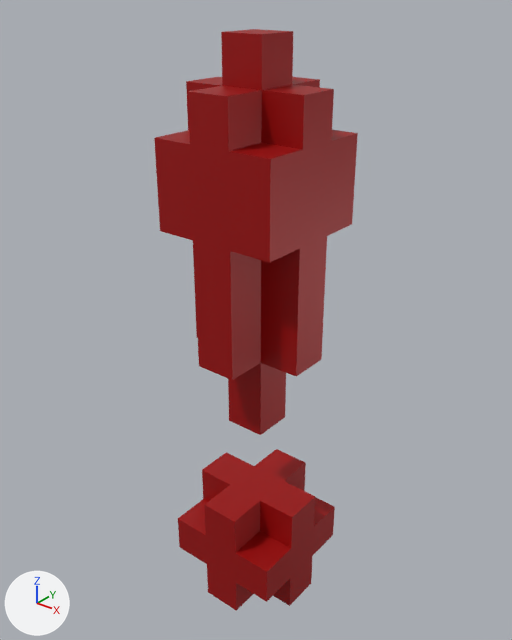
The glTF model public/exclamation.gltf: old version first, new version second.
The view is the same before and after, from a 50 mm lens placed at (9.81, -11.19, 14.98), pointed at (0.29, 0.71, 7.61). Every picture has the same lights, and +X, +Y and +Z are marked at lower left. Where no turn or scale is listed for an object, it has been applied to the vertices. Vertices at the same position are counted once.

In view in the first picture: 'Layer.1'.
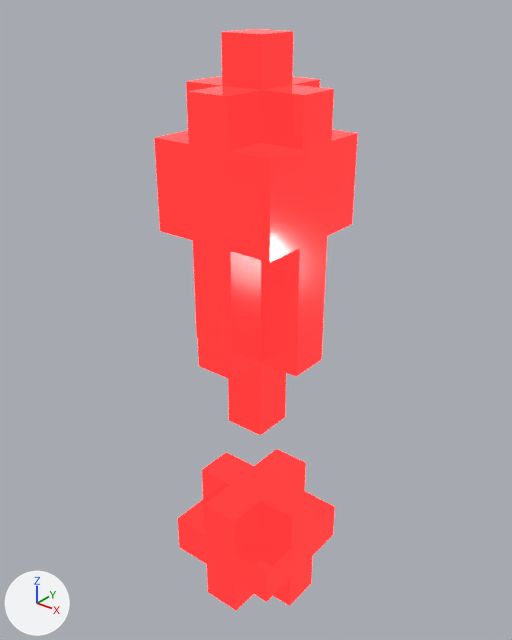
Pixel boxes (x1, y1, x2, y2) of what changed, in the pictures (512 x 640 px):
'Layer.1', surface changed, recoloured: (154, 29, 358, 611) in both

The change, as a list of edits to the scene's bpy script:
```text
Add img_image_0:
    img_image_0 = load_image('Image_0', '_unpacked/Image_0', 64, 64, 'sRGB')
Change mat_material_1:
    remove # nodes: BsdfPrincipled, OutputMaterial, VertexColor
    nodes: BsdfPrincipled, Mix, OutputMaterial, TexImage
    colours: red #ff3939, red #e51010
    uses the picture img_image_0
Change me_mesh_0:
    where me_mesh_0.from_pydata(...)  # 160 vertices, 312 faces; spans x -1.0..2.0, y -1.0..2.0, z 0.0..14.0
    used by ob_layer_1; location = (0.0, 0.0, 0.0)
    me_mesh_0 part 1: vertex colours changed
```
